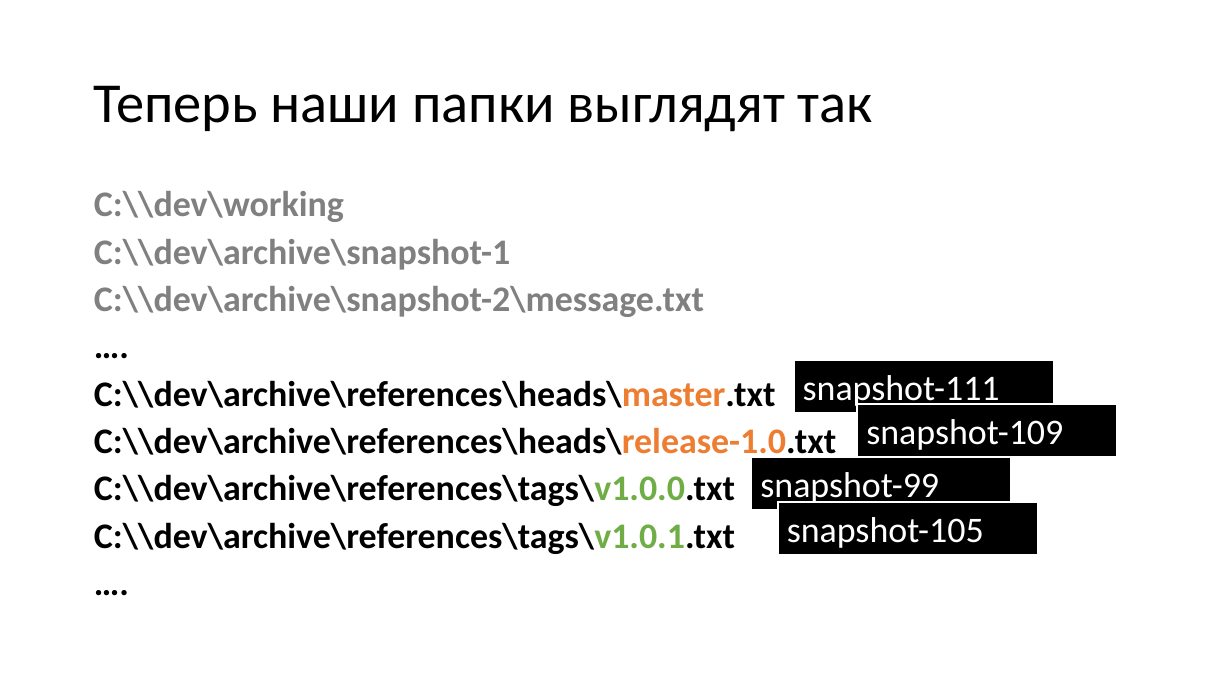
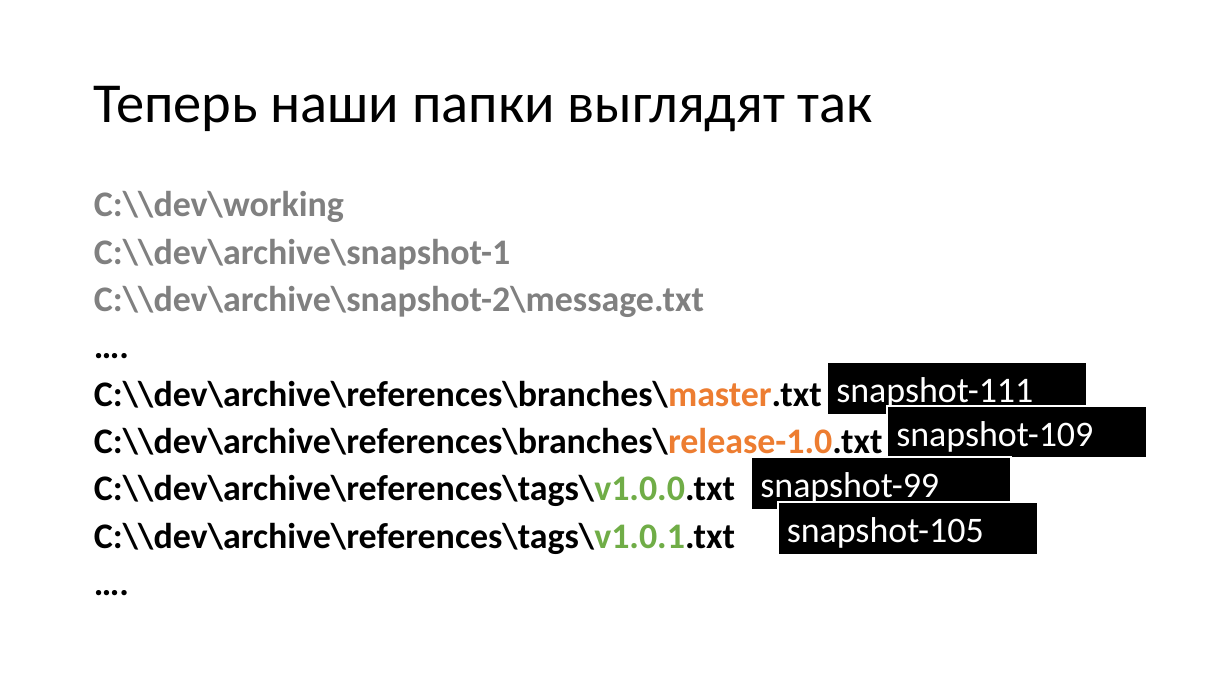
Before and after one commit to dzmitry-varabei/front-end-course, a slide deck: slide 33 of git-commit-code-review/Presentation1.pptx. Drawn at 1232x693 pixels with LibreOffice and Linux fonts; fonts in the diff are those of the drawing. Boxes give left, top, right and bottom in pixels: in the first picture for what was removed or moved away, otherwise in the second. Text is boxed around its words. In the diff, an @@ line names an element or a change of style, - is before the commit and + after.

Commit message:
move more slides

```diff
--- a/git-commit-code-review/Presentation1.pptx
+++ b/git-commit-code-review/Presentation1.pptx
@@ text at bbox=[94, 380, 883, 462]: text changed @@
-С:\\dev\archive\references\heads\master.txt
-С:\\dev\archive\references\heads\release-1.0.txt
+С:\\dev\archive\references\branches\master.txt
+С:\\dev\archive\references\branches\release-1.0.txt
@@ rectangle "snapshot-111": place and size @@
-rectangle "snapshot-111" at bbox=[794, 360, 1054, 413]
+rectangle "snapshot-111" at bbox=[827, 362, 1087, 415]
@@ rectangle "snapshot-109": place and size @@
-rectangle "snapshot-109" at bbox=[858, 405, 1117, 457]
+rectangle "snapshot-109" at bbox=[887, 406, 1147, 458]
```
Also in this commit, not shown: 2 other slides changed, 2 slides added, 1 slide removed, 1 other file.
